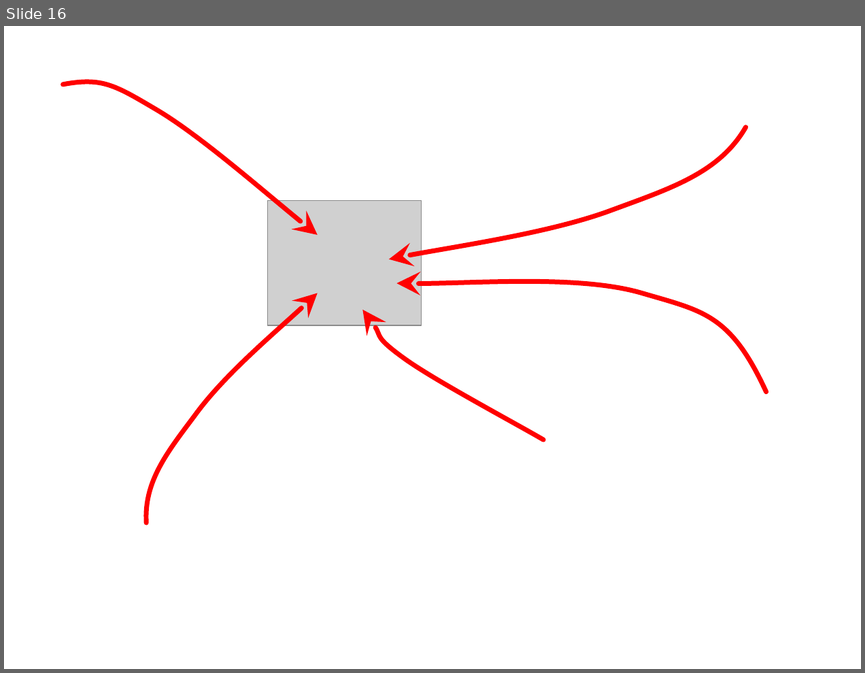
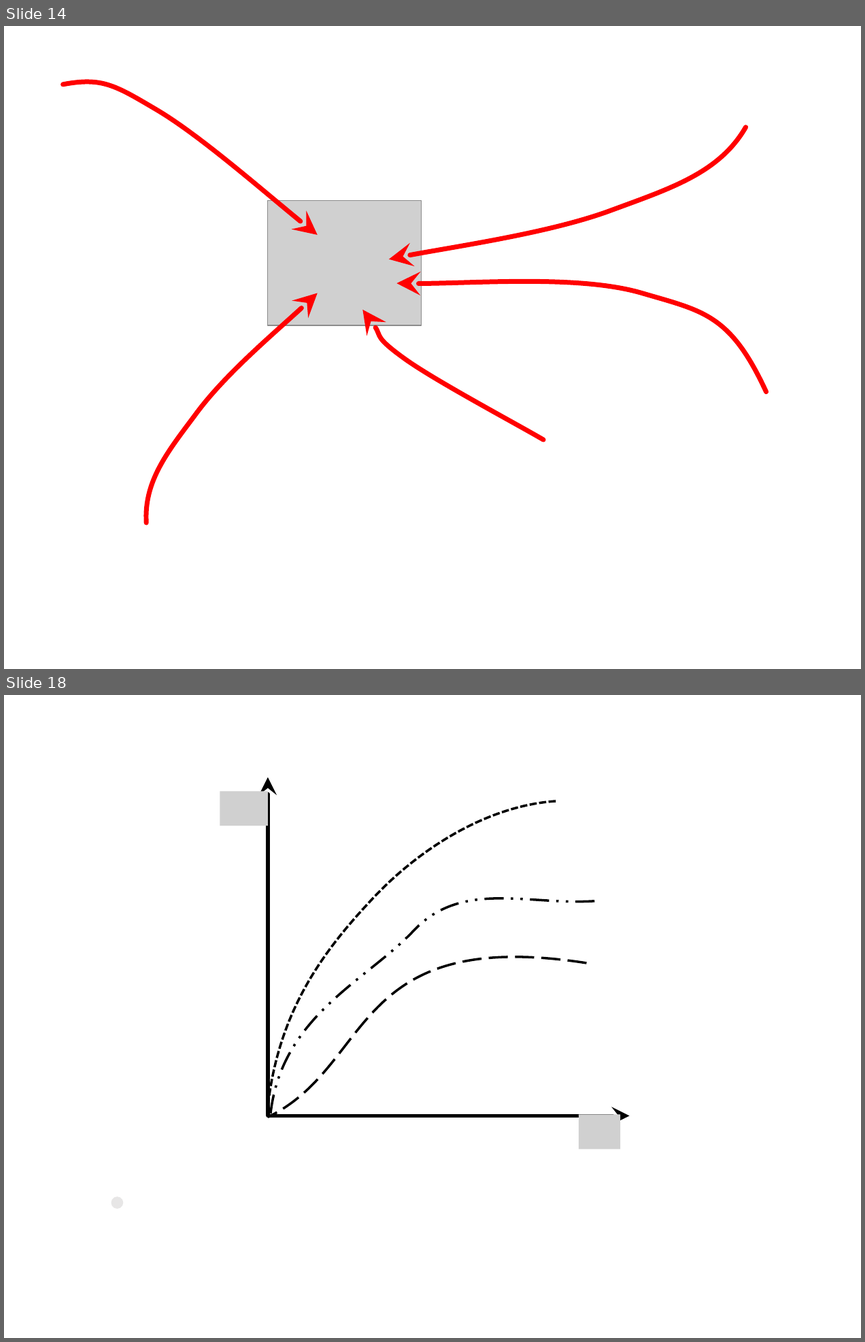
Before and after one commit to adapar-presentations/coloquio-3, a slide deck: powerpoint/tres-lemas.pptx. Shown one above the other, each under a label of ours: slide 16 before the commit, slides 14 and 18 after it; the slides between them are not shown. The pictures are 865x673 and 865x1342 pixels, drawn with LibreOffice and Linux fonts; fonts in the diff are those of the drawing; grey boxes stand for pictures. Boxes give left, top, right and bottom in pixels: in the first picture for what was removed or moved away, otherwise in the second. Text is boxed around its words. In the diff, an @@ line names an element or a change of style, - is before the commit and + after.

```diff
--- a/powerpoint/tres-lemas.pptx
+++ b/powerpoint/tres-lemas.pptx
@@ slide 18 added at bbox=[4, 695, 861, 1338], background #FFFFFF @@
@@ picture added at bbox=[220, 791, 268, 826] @@
@@ arrow added from (268, 1115) to (268, 777), #000000 3 pt @@
@@ freeform shape added at bbox=[268, 801, 555, 1106], outline #000000 2 pt dashed @@
@@ freeform shape added at bbox=[271, 898, 594, 1114], outline #000000 2 pt dashed @@
@@ freeform shape added at bbox=[267, 957, 586, 1117], outline #000000 2 pt dashed @@
@@ arrow added from (268, 1116) to (630, 1116), #000000 3 pt @@
@@ picture added at bbox=[578, 1114, 620, 1149] @@
@@ ellipse added at bbox=[111, 1196, 123, 1208], fill #E7E6E6 @@
@@ what was slide 16 is now slide 14 @@
```
Also in this commit, not shown: 4 slides changed, 10 other slides added, 11 slides removed.
